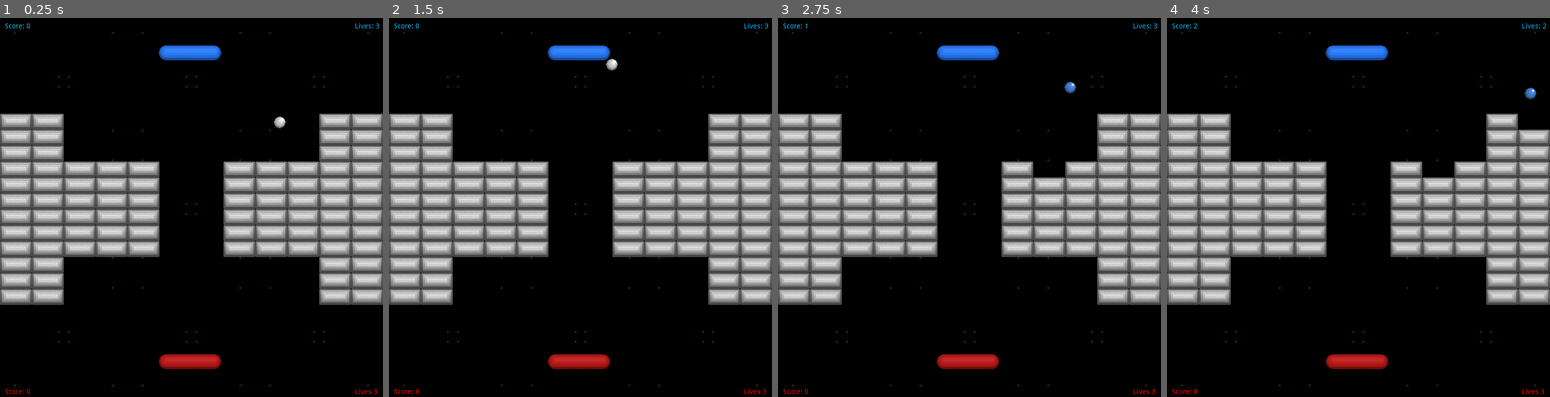
Above: before the commit, frames 1-4 (left to right).
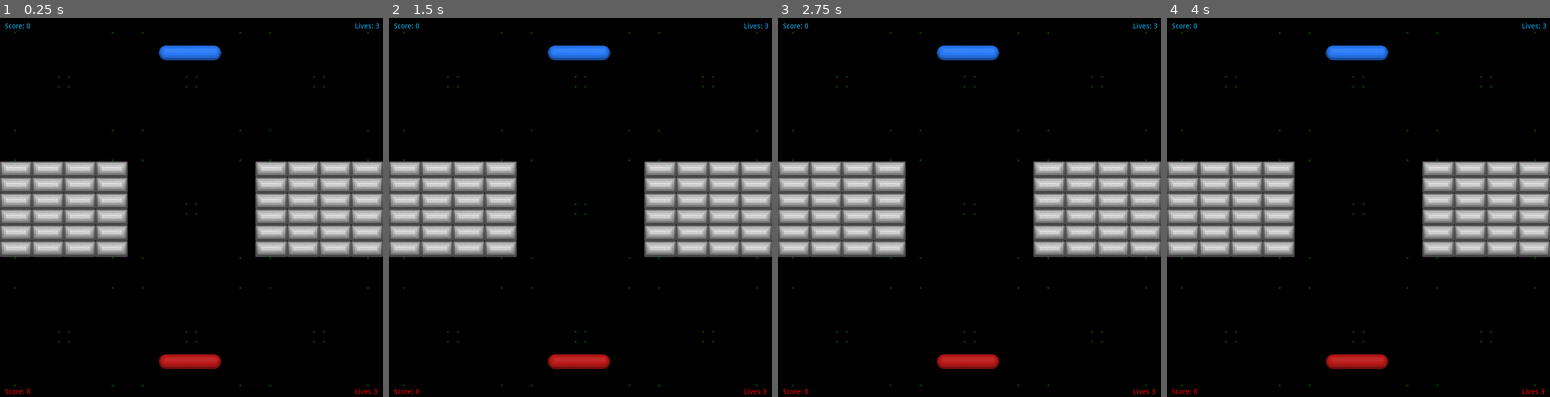
Above: after the commit, the same moments.

Repository: hiniko/BreakoutVs
Game: Godot game, scene res://Scenes/TestArena.tscn
Two runs of this game, one before a commit and one after it. Both use one fixed random seed, a clock stepped at 60 frames per second and the inputs below.
Inputs:
- Up to frame 1 (0.25 s): no input
- Up to frame 2 (1.5 s): tap Space (start_round, bound only after the commit) at 0.6, 1.35 s
- Up to frame 3 (2.75 s): tap Space (start_round, bound only after the commit) at 2.1 s
- Up to frame 4 (4 s): tap Space (start_round, bound only after the commit) at 2.85, 3.6 s

The runs differ from the first frame. In frame 1, 13% of the frame differs, in the area x 0-100%, y 25-76%; in frame 2, 13%; in frame 3, 13%, in the area x 0-100%, y 1-76%; in frame 4, 13%.

Commit message:
Work on ball speed and spawning

Diff:
--- a/BreakoutVs/Scenes/TestArena.tscn
+++ b/BreakoutVs/Scenes/TestArena.tscn
@@ -1,17 +1,16 @@
-[gd_scene load_steps=10 format=2]
+[gd_scene load_steps=9 format=2]
 
 [ext_resource path="res://Actors/Bricks.tscn" type="PackedScene" id=1]
-[ext_resource path="res://Actors/Ball.tscn" type="PackedScene" id=2]
 [ext_resource path="res://Actors/Wall.tscn" type="PackedScene" id=3]
 [ext_resource path="res://Src/TestArena.gd" type="Script" id=4]
 [ext_resource path="res://Scenes/GameOverScreen.gd" type="Script" id=5]
 [ext_resource path="res://Actors/Paddle.tscn" type="PackedScene" id=6]
 [ext_resource path="res://Assets/BackgroundTile.png" type="Texture" id=8]
 
-[sub_resource type="StyleBoxFlat" id=2]
+[sub_resource type="StyleBoxFlat" id=1]
 bg_color = Color( 0.0941176, 0.0823529, 0.101961, 1 )
 
-[sub_resource type="Theme" id=1]
+[sub_resource type="Theme" id=2]
 
 [node name="Node2D" type="Node2D"]
 script = ExtResource( 4 )
@@ -178,9 +177,6 @@
 [node name="Brick24" parent="Bricks" instance=ExtResource( 1 )]
 position = Vector2( 224, 368 )
 
-[node name="Brick25" parent="Bricks" instance=ExtResource( 1 )]
-position = Vector2( 288, 368 )
-
 [node name="Brick27" parent="Bricks" instance=ExtResource( 1 )]
 position = Vector2( 96, 368 )
 
@@ -193,9 +189,6 @@
 [node name="Brick28" parent="Bricks" instance=ExtResource( 1 )]
 position = Vector2( 224, 400 )
 
-[node name="Brick29" parent="Bricks" instance=ExtResource( 1 )]
-position = Vector2( 288, 400 )
-
 [node name="Brick30" parent="Bricks" instance=ExtResource( 1 )]
 position = Vector2( 96, 400 )
 
@@ -208,9 +201,6 @@
 [node name="Brick44" parent="Bricks" instance=ExtResource( 1 )]
 position = Vector2( 224, 304 )
 
-[node name="Brick45" parent="Bricks" instance=ExtResource( 1 )]
-position = Vector2( 288, 304 )
-
 [node name="Brick46" parent="Bricks" instance=ExtResource( 1 )]
 position = Vector2( 96, 304 )
 
@@ -223,9 +213,6 @@
 [node name="Brick49" parent="Bricks" instance=ExtResource( 1 )]
 position = Vector2( 224, 336 )
 
-[node name="Brick50" parent="Bricks" instance=ExtResource( 1 )]
-position = Vector2( 288, 336 )
-
 [node name="Brick51" parent="Bricks" instance=ExtResource( 1 )]
 position = Vector2( 96, 336 )
 
@@ -244,9 +231,6 @@
 [node name="Brick56" parent="Bricks" instance=ExtResource( 1 )]
 position = Vector2( 544, 304 )
 
-[node name="Brick57" parent="Bricks" instance=ExtResource( 1 )]
-position = Vector2( 480, 304 )
-
 [node name="Brick58" parent="Bricks" instance=ExtResource( 1 )]
 position = Vector2( 608, 336 )
 
@@ -259,9 +243,6 @@
 [node name="Brick61" parent="Bricks" instance=ExtResource( 1 )]
 position = Vector2( 544, 336 )
 
-[node name="Brick62" parent="Bricks" instance=ExtResource( 1 )]
-position = Vector2( 480, 336 )
-
 [node name="Brick63" parent="Bricks" instance=ExtResource( 1 )]
 position = Vector2( 608, 432 )
 
@@ -274,9 +255,6 @@
 [node name="Brick66" parent="Bricks" instance=ExtResource( 1 )]
 position = Vector2( 544, 432 )
 
-[node name="Brick67" parent="Bricks" instance=ExtResource( 1 )]
-position = Vector2( 480, 432 )
-
 [node name="Brick68" parent="Bricks" instance=ExtResource( 1 )]
 position = Vector2( 608, 464 )
 
@@ -289,18 +267,12 @@
 [node name="Brick71" parent="Bricks" instance=ExtResource( 1 )]
 position = Vector2( 544, 464 )
 
-[node name="Brick72" parent="Bricks" instance=ExtResource( 1 )]
-position = Vector2( 480, 464 )
-
 [node name="Brick73" parent="Bricks" instance=ExtResource( 1 )]
 position = Vector2( 160, 432 )
 
 [node name="Brick74" parent="Bricks" instance=ExtResource( 1 )]
 position = Vector2( 224, 432 )
 
-[node name="Brick75" parent="Bricks" instance=ExtResource( 1 )]
-position = Vector2( 288, 432 )
-
 [node name="Brick76" parent="Bricks" instance=ExtResource( 1 )]
 position = Vector2( 96, 432 )
 
@@ -313,87 +285,12 @@
 [node name="Brick79" parent="Bricks" instance=ExtResource( 1 )]
 position = Vector2( 224, 464 )
 
-[node name="Brick80" parent="Bricks" instance=ExtResource( 1 )]
-position = Vector2( 288, 464 )
-
 [node name="Brick81" parent="Bricks" instance=ExtResource( 1 )]
 position = Vector2( 96, 464 )
 
 [node name="Brick82" parent="Bricks" instance=ExtResource( 1 )]
 position = Vector2( 32, 464 )
 
-[node name="Brick85" parent="Bricks" instance=ExtResource( 1 )]
-position = Vector2( 96, 208 )
-
-[node name="Brick86" parent="Bricks" instance=ExtResource( 1 )]
-position = Vector2( 32, 208 )
-
-[node name="Brick91" parent="Bricks" instance=ExtResource( 1 )]
-position = Vector2( 96, 240 )
-
-[node name="Brick92" parent="Bricks" instance=ExtResource( 1 )]
-position = Vector2( 32, 240 )
-
-[node name="Brick93" parent="Bricks" instance=ExtResource( 1 )]
-position = Vector2( 96, 272 )
-
-[node name="Brick94" parent="Bricks" instance=ExtResource( 1 )]
-position = Vector2( 32, 272 )
-
-[node name="Brick95" parent="Bricks" instance=ExtResource( 1 )]
-position = Vector2( 96, 560 )
-
-[node name="Brick96" parent="Bricks" instance=ExtResource( 1 )]
-position = Vector2( 32, 560 )
-
-[node name="Brick99" parent="Bricks" instance=ExtResource( 1 )]
-position = Vector2( 96, 496 )
-
-[node name="Brick100" parent="Bricks" instance=ExtResource( 1 )]
-position = Vector2( 32, 496 )
-
-[node name="Brick101" parent="Bricks" instance=ExtResource( 1 )]
-position = Vector2( 96, 528 )
-
-[node name="Brick102" parent="Bricks" instance=ExtResource( 1 )]
-position = Vector2( 32, 528 )
-
-[node name="Brick107" parent="Bricks" instance=ExtResource( 1 )]
-position = Vector2( 736, 560 )
-
-[node name="Brick108" parent="Bricks" instance=ExtResource( 1 )]
-position = Vector2( 672, 560 )
-
-[node name="Brick111" parent="Bricks" instance=ExtResource( 1 )]
-position = Vector2( 736, 496 )
-
-[node name="Brick112" parent="Bricks" instance=ExtResource( 1 )]
-position = Vector2( 672, 496 )
-
-[node name="Brick113" parent="Bricks" instance=ExtResource( 1 )]
-position = Vector2( 736, 528 )
-
-[node name="Brick114" parent="Bricks" instance=ExtResource( 1 )]
-position = Vector2( 672, 528 )
-
-[node name="Brick121" parent="Bricks" instance=ExtResource( 1 )]
-position = Vector2( 736, 208 )
-
-[node name="Brick122" parent="Bricks" instance=ExtResource( 1 )]
-position = Vector2( 672, 208 )
-
-[node name="Brick127" parent="Bricks" instance=ExtResource( 1 )]
-position = Vector2( 736, 240 )
-
-[node name="Brick128" parent="Bricks" instance=ExtResource( 1 )]
-position = Vector2( 672, 240 )
-
-[node name="Brick129" parent="Bricks" instance=ExtResource( 1 )]
-position = Vector2( 736, 272 )
-
-[node name="Brick130" parent="Bricks" instance=ExtResource( 1 )]
-position = Vector2( 672, 272 )
-
 [node name="Brick31" parent="Bricks" instance=ExtResource( 1 )]
 position = Vector2( 608, 368 )
 
@@ -406,9 +303,6 @@
 [node name="Brick36" parent="Bricks" instance=ExtResource( 1 )]
 position = Vector2( 544, 368 )
 
-[node name="Brick37" parent="Bricks" instance=ExtResource( 1 )]
-position = Vector2( 480, 368 )
-
 [node name="Brick38" parent="Bricks" instance=ExtResource( 1 )]
 position = Vector2( 608, 400 )
 
@@ -421,15 +315,19 @@
 [node name="Brick41" parent="Bricks" instance=ExtResource( 1 )]
 position = Vector2( 544, 400 )
 
-[node name="Brick42" parent="Bricks" instance=ExtResource( 1 )]
-position = Vector2( 480, 400 )
+[node name="BallSpawns" type="Node" parent="."]
+
+[node name="Spawn1" type="Node2D" parent="BallSpawns" groups=[
+"ball_spawns",
+]]
+position = Vector2( 381.1, 192 )
+
+[node name="Spawn2" type="Node2D" parent="BallSpawns" groups=[
+"ball_spawns",
+]]
+position = Vector2( 381.1, 576 )
 
 [node name="Balls" type="Node" parent="."]
-
-[node name="Ball" parent="Balls" instance=ExtResource( 2 )]
-position = Vector2( 511.46, 160 )
-collision/safe_margin = 0.08
-ballSpeedup = 0.01
 
 [node name="Walls" type="Node" parent="."]
 
--- a/BreakoutVs/Src/GameSignals.gd
+++ b/BreakoutVs/Src/GameSignals.gd
@@ -2,3 +2,4 @@
 
 signal BrickDestroyed(lastHit, value)
 signal lifeLost(wallName)
+signal GameStart()
--- a/BreakoutVs/Src/GameState.gd
+++ b/BreakoutVs/Src/GameState.gd
@@ -1,16 +1,33 @@
 extends Node
 
+var ballInPlay = false
+var ballSpawns = null
+var curBallSpawnIdx = 0
+var ballScene = preload("res://Actors/Ball.tscn")
+var ballNode = null
 
-# Declare member variables here. Examples:
-# var a = 2
-# var b = "text"
+func _ready():
+	GameSignals.connect("GameStart", self, "GameStart")
 
 
-# Called when the node enters the scene tree for the first time.
-func _ready():
-	pass # Replace with function body.
 
 
-# Called every frame. 'delta' is the elapsed time since the previous frame.
-#func _process(delta):
-#	pass
+func RegisterBallSpawns(spawns:Node):
+	print(spawns)
+	if(spawns == null):
+		printerr("Can't register Spawns Node is null")
+	if(spawns.get_children() != null && spawns.get_children().size() == 0):
+		printerr("Spawns array contain no nodes!")
+	ballSpawns = spawns.get_children()
+
+func _input(event):
+	var startRound = event.is_action_released("start_round")
+	if(!ballInPlay && startRound):
+		GameSignals.emit_signal("GameStart")
+
+func GameStart():
+	if(!ballInPlay && ballSpawns.size() > 0):
+		var ball = ballScene.instance()
+		ball.position.x = ballSpawns[curBallSpawnIdx].position.x
+		ball.position.y = ballSpawns[curBallSpawnIdx].position.y
+		curBallSpawnIdx = (curBallSpawnIdx + 1) % ballSpawns.size()
--- a/BreakoutVs/Src/TestArena.gd
+++ b/BreakoutVs/Src/TestArena.gd
@@ -16,6 +16,8 @@
 	GameSignals.connect("BrickDestroyed", self, "_playerScore")
 	GameSignals.connect("lifeLost", self, "_playerLives")
 	$GameOverScreen.get_child(0).hide()
+	GameState.RegisterBallSpawns(get_node("./BallSpawns"))
+
 func _process(delta):
 	pass
 
--- a/BreakoutVs/project.godot
+++ b/BreakoutVs/project.godot
@@ -100,6 +100,11 @@
 "events": [ Object(InputEventKey,"resource_local_to_scene":false,"resource_name":"","device":0,"alt":false,"shift":false,"control":false,"meta":false,"command":false,"pressed":false,"scancode":68,"unicode":0,"echo":false,"script":null)
  ]
 }
+start_round={
+"deadzone": 0.5,
+"events": [ Object(InputEventKey,"resource_local_to_scene":false,"resource_name":"","device":0,"alt":false,"shift":false,"control":false,"meta":false,"command":false,"pressed":false,"scancode":32,"unicode":0,"echo":false,"script":null)
+ ]
+}
 
 [physics]
 
Not shown: 2 places in BreakoutVs/Scenes/TestArena.tscn that only renumber resources
